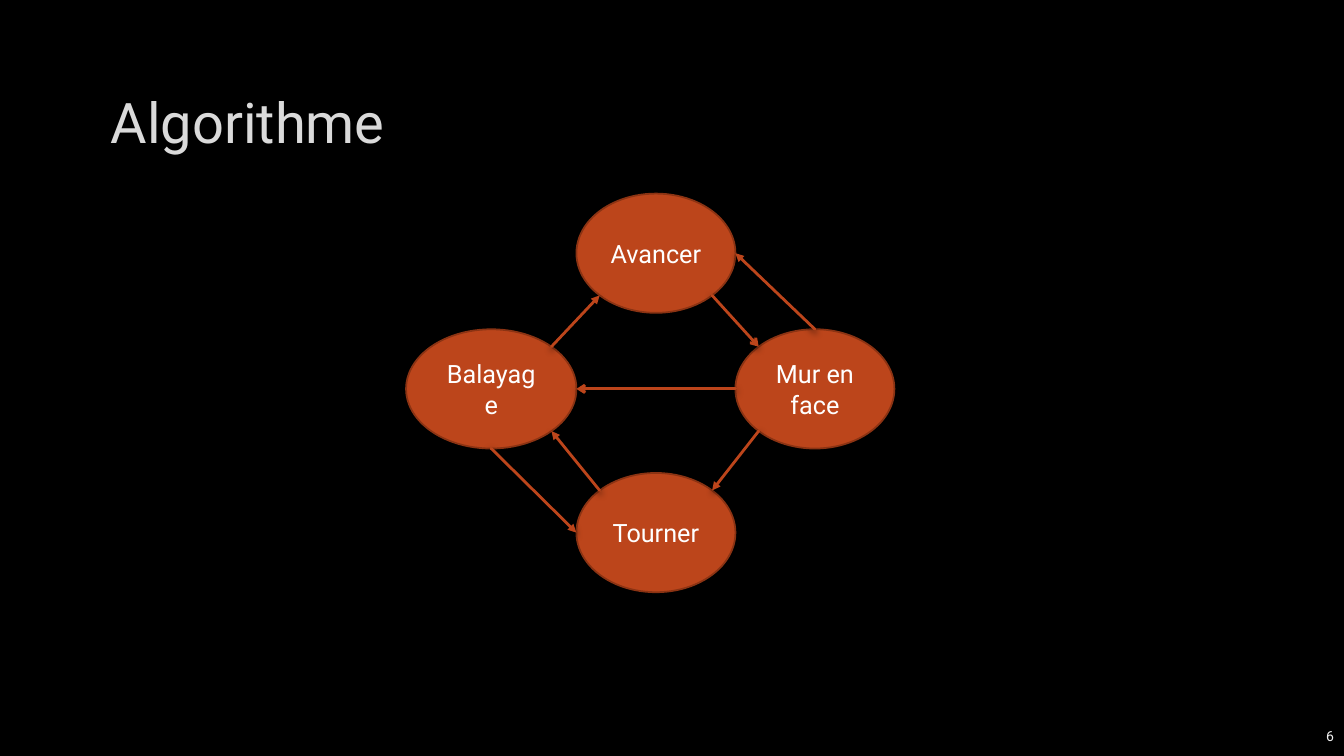
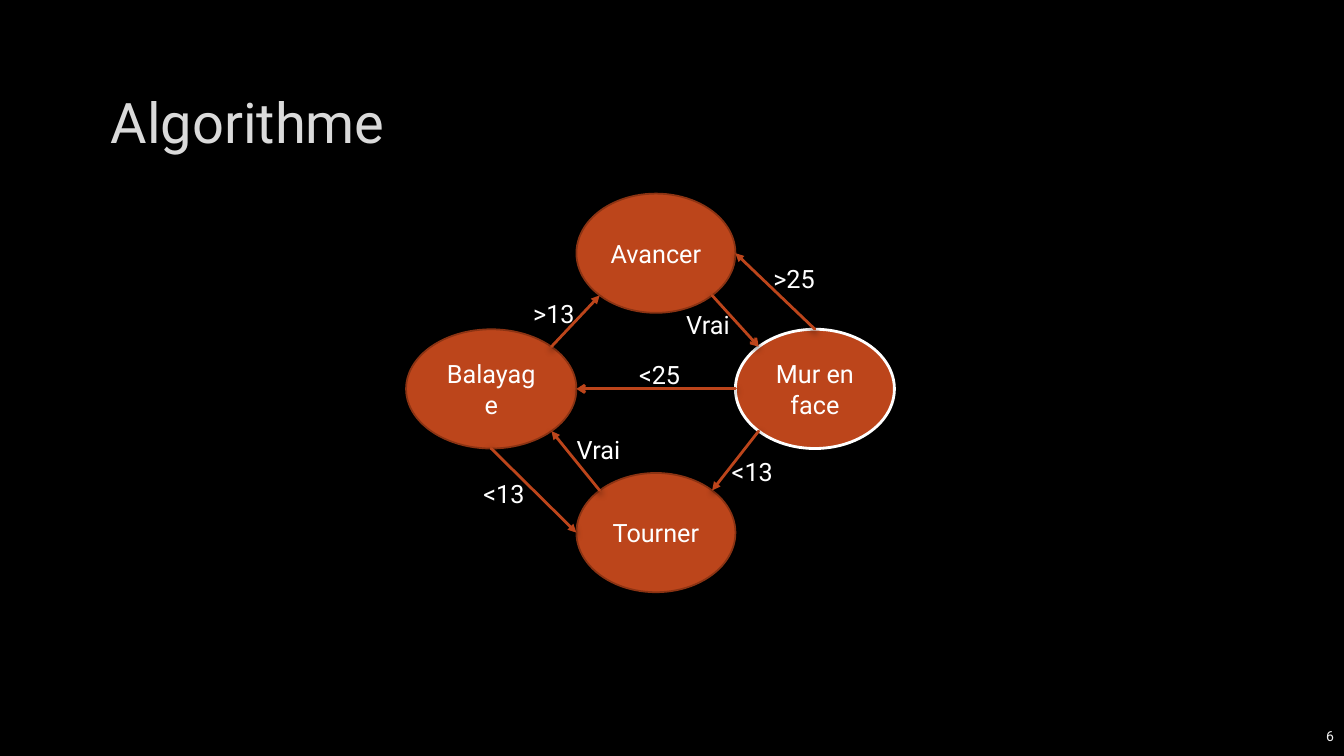
Before and after one commit to CyrilPy/BadMonkey, a slide deck: slide 6 of Gestion projet/Projet intégration robotique – IMERIR.pptx. Drawn at 1344x756 pixels with LibreOffice and Linux fonts; fonts in the diff are those of the drawing; background and template pictures are left out. Boxes give left, top, right and bottom in pixels: in the first picture for what was removed or moved away, otherwise in the second. Text is boxed around its words. In the diff, an @@ line names an element or a change of style, - is before the commit and + after.

```diff
--- a/Gestion projet/Projet intégration robotique – IMERIR.pptx
+++ b/Gestion projet/Projet intégration robotique – IMERIR.pptx
@@ text added at <box>773,270,814,294</box>, 18 pt, text #FFFFFF @@
+>25
@@ text added at <box>533,305,574,329</box>, 18 pt, text #FFFFFF @@
+>13
@@ text added at <box>686,311,730,335</box>, 18 pt, text #FFFFFF @@
+Vrai
@@ ellipse "Mur en face" at <box>736,330,895,449</box>: outline #8B3314 1.25 pt to #FFFFFF 2 pt @@
@@ text added at <box>639,366,680,390</box>, 18 pt, text #FFFFFF @@
+<25
@@ text added at <box>577,441,621,465</box>, 18 pt, text #FFFFFF @@
+Vrai
@@ text added at <box>732,458,773,482</box>, 18 pt, text #FFFFFF @@
+<13
@@ text added at <box>483,480,524,504</box>, 18 pt, text #FFFFFF @@
+<13
```
Also in this commit, not shown: 3 other slides changed, 1 slide added, 1 slide removed.
